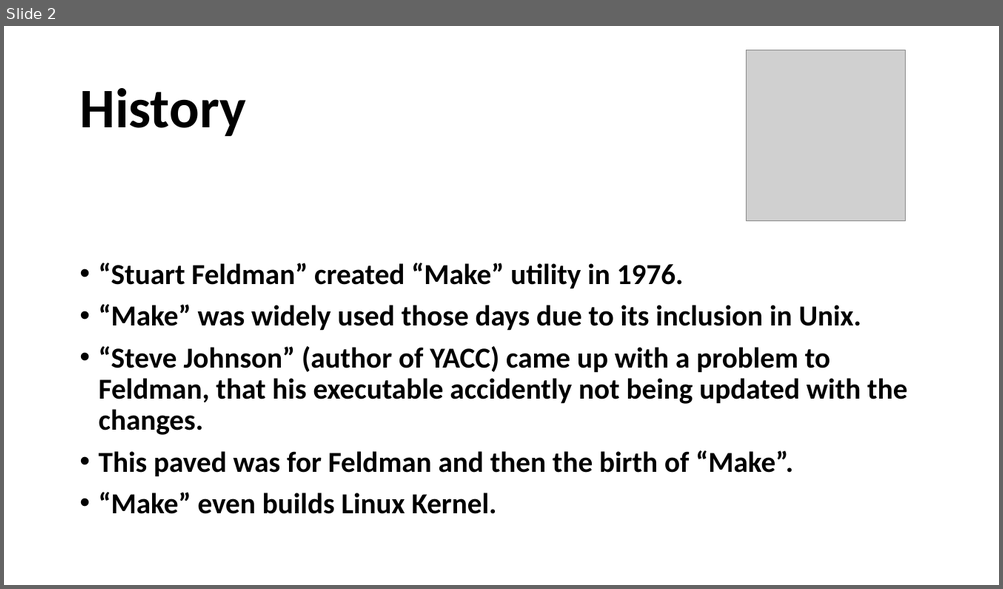
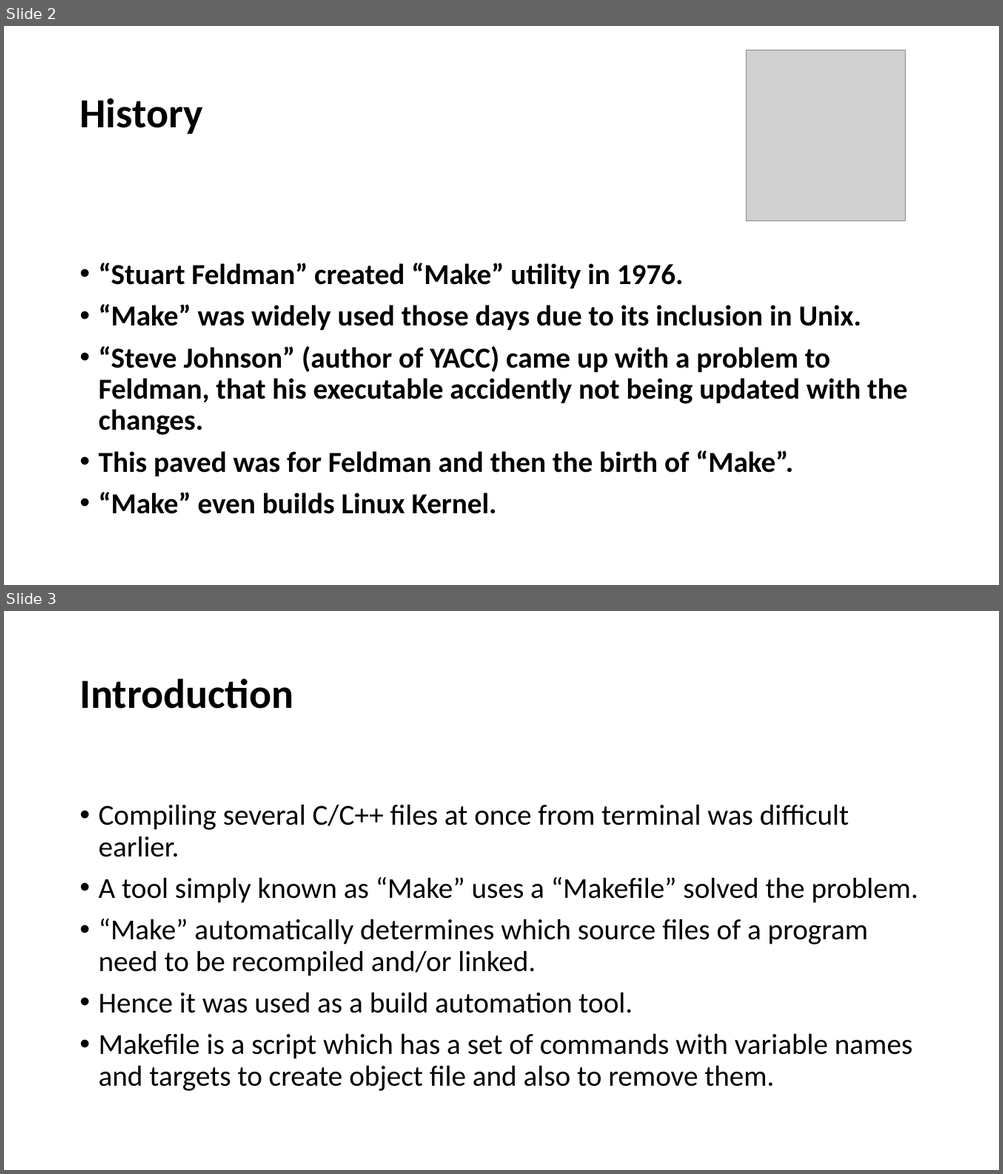
Before and after one commit to Ananddgithub/Make, a slide deck: make_build.pptx. Shown one above the other, each under a label of ours: slide 2 before the commit, slides 2 and 3 after it. The pictures are 1003x589 and 1003x1174 pixels, drawn with LibreOffice and Linux fonts; fonts in the diff are those of the drawing; grey boxes stand for pictures. Boxes give left, top, right and bottom in pixels: in the first picture for what was removed or moved away, otherwise in the second. Text is boxed around its words. In the diff, an @@ line names an element or a change of style, - is before the commit and + after.

```diff
--- a/make_build.pptx
+++ b/make_build.pptx
@@ slide 3 added at (4, 611, 999, 1170), background #FFFFFF @@
@@ title added at (79, 678, 293, 709), 40 pt, text #000000, bold @@
+Introduction
@@ text added at (99, 804, 918, 1091), 28 pt, text #000000 @@
+• Compiling several C/C++ files at once from terminal was difficult earlier.
+• A tool simply known as “Make” uses a “Makefile” solved the problem.
+• “Make” automatically determines which source files of a program need to be recompiled and/or linked.
+• Hence it was used as a build automation tool.
+• Makefile is a script which has a set of commands with variable names and targets to create object file and also to remove them.
@@ slide 2 changed as well @@
@@ title "History" at (79, 98, 202, 134): size 54 to 40 pt @@
```
Also in this commit, not shown: 1 other slide changed, 3 other slides added, 1 slide removed, 8 other files.
